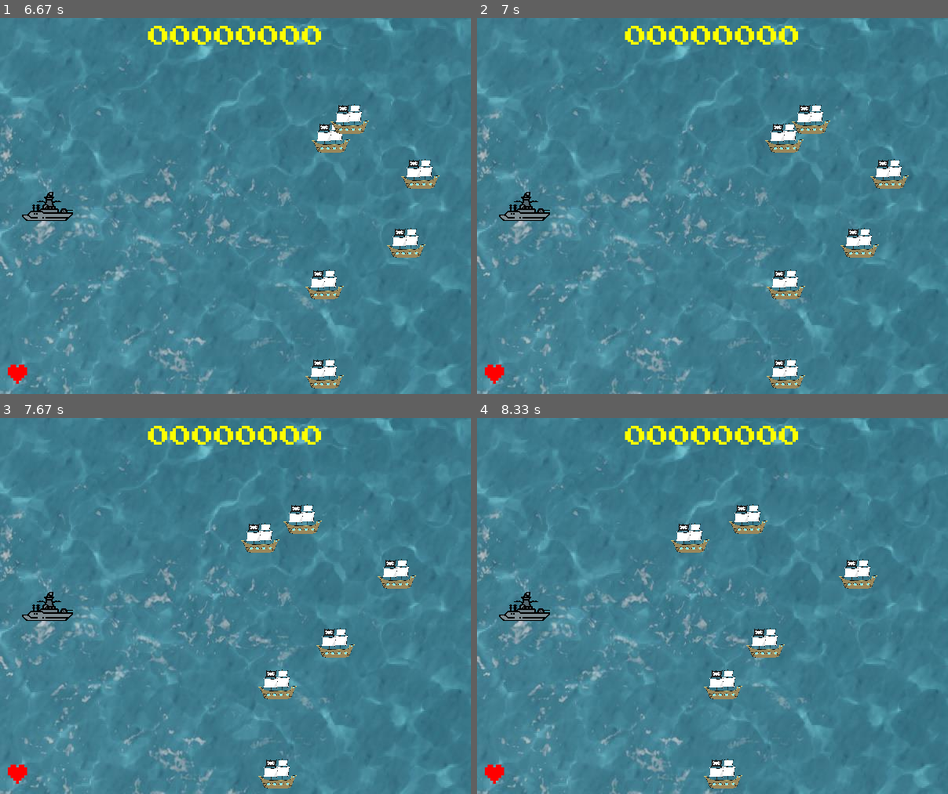
Above: before the commit, frames 1-4 (two rows, left to right).
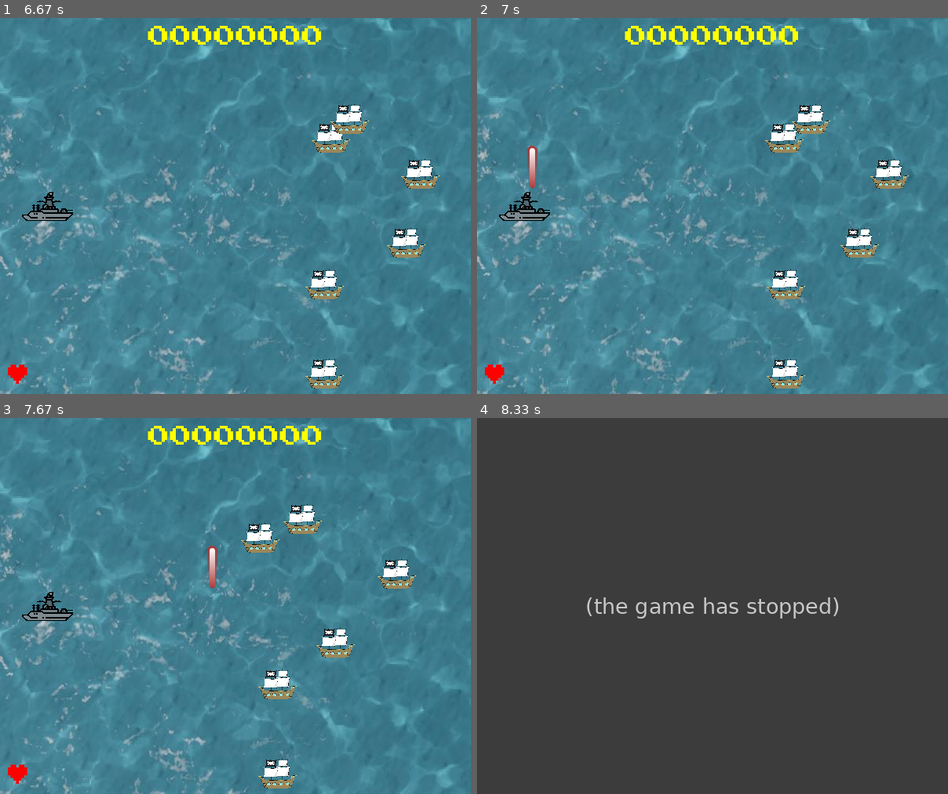
Above: after the commit, the same moments.

Repository: EnzoScheden/Pygame-Projeto-Final
Game: pygame game, started from PFPYGAME.py
The game is run twice, just before and just after one commit, with the same random seed, the same clock (stepped at 60 frames per second) and the same inputs.
Inputs:
- Up to frame 1 (6.67 s): tap Space at 0.33 s; tap W at 2.73 s
- Up to frame 2 (7 s): tap Space at 6.97 s
- Up to frame 3 (7.67 s): no input
- Up to frame 4 (8.33 s): no input

Frame 1 is identical in both runs. In frame 2, 0.2% of the frame differs, in the area x 10-13%, y 33-46%; in frame 3, 0.2%; in frame 4, 100%, in the area x 0-100%, y 0-100%.
Error after the commit: TypeError: 'barquinho' object is not callable (PFPYGAME.py line 256); the game stopped at 7.72 s (later frames are placeholders)

Commit message:
corrigindo erro da bala

Diff:
--- a/PFPYGAME.py
+++ b/PFPYGAME.py
@@ -79,7 +79,7 @@
             new_bullet = Bullet(self.assets, self.rect.top, self.rect.centerx)
             self.groups['all_sprites'].add(new_bullet)
             self.groups['sprite_projetil'].add(new_bullet)
-            self.assets['pew_sound'].play()
+            #self.assets['pew_sound'].play()
 
 
 
@@ -115,17 +115,17 @@
     def __init__(self, assets, bottom, centerx):
         pygame.sprite.Sprite.__init__(self)
 
-        self.image = assets['bullet_img']
+        self.image = assets['bala']
         self.mask = pygame.mask.from_surface(self.image)
         self.rect = self.image.get_rect()
 
         self.rect.centerx = centerx
         self.rect.bottom = bottom
-        self.speedy = -10  # Velocidade fixa para cima
+        self.speedx = 10  # Velocidade fixa para cima
 
     def update(self):
         # A bala só se move no eixo y
-        self.rect.y += self.speedy
+        self.rect.x += self.speedx
 
         if self.rect.bottom < 0:
             self.kill()
@@ -226,6 +226,8 @@
                     player.speedy -= 8
                 if event.key == pygame.K_s:  # Tecla "S" para mover para baixo
                     player.speedy += 8
+                if event.key == pygame.K_SPACE:
+                    player.shoot()
 
             # Verifica se soltou alguma tecla.
             if event.type == pygame.KEYUP:
@@ -250,7 +252,7 @@
     if state == PLAYING:
         hits = pygame.sprite.groupcollide(sprite_barquinhos, sprite_projetil, True, True, pygame.sprite.collide_mask)
         for meteor in hits:
-            assets['destroy_sound'].play()
+            #assets['destroy_sound'].play()
             m = barco(assets)
             all_sprites.add(m)
             sprite_barquinhos.add(m)
